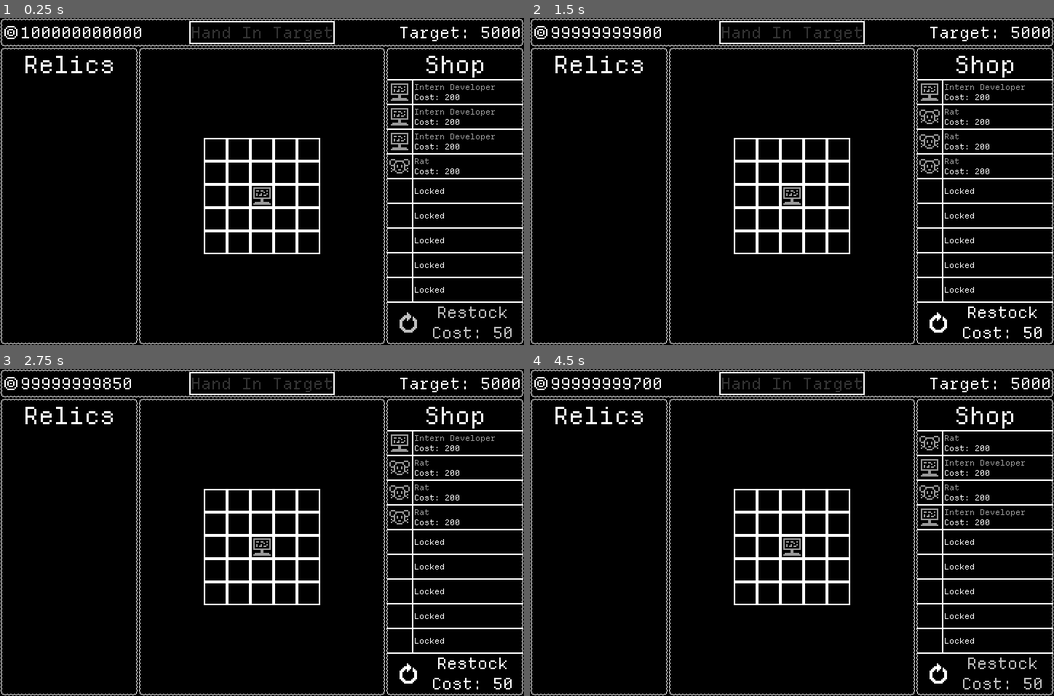
Above: before the commit, frames 1-4 (two rows, left to right).
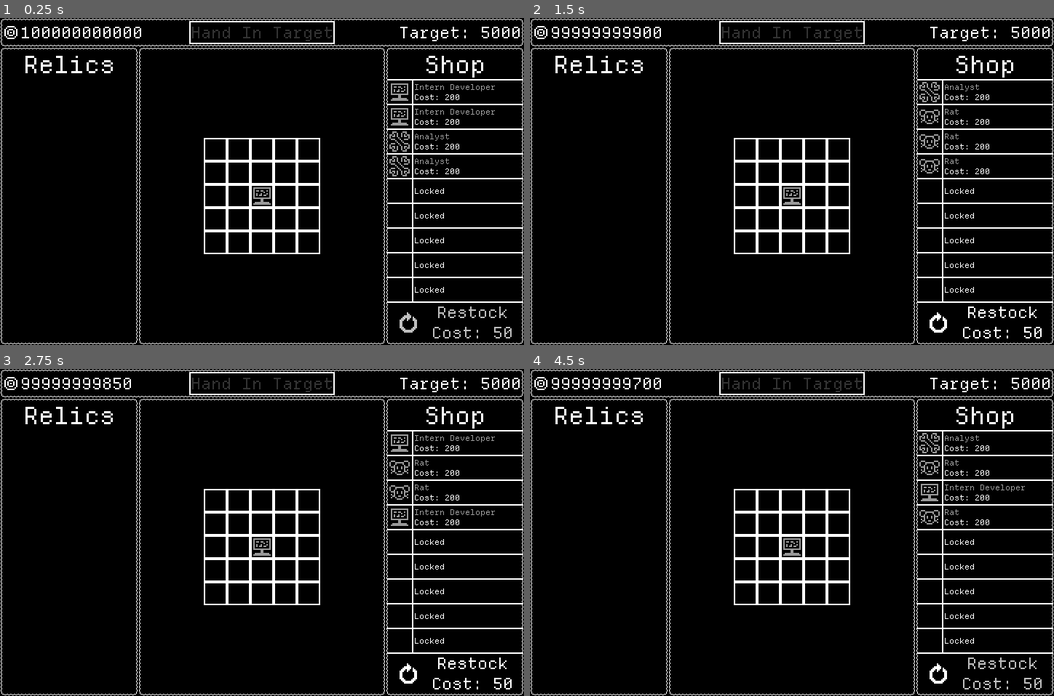
Above: after the commit, the same moments.

Repository: GemDust0/TooBigToFail
Game: Godot game, scene res://Scenes/CorporateSim.tscn
The game is run twice, just before and just after one commit, with the same random seed, the same clock (stepped at 60 frames per second) and the same inputs. This scene is started directly instead of the project's main scene.
Inputs (mouse positions are in pixels of both pictures, inside the frame that each line leads up to):
- Up to frame 1 (0.25 s): no input
- Up to frame 2 (1.5 s): click "Restock Cost: 50" at 0.5 s; click "Restock Cost: 50" at 1.25 s
- Up to frame 3 (2.75 s): click "Restock Cost: 50" at 2 s
- Up to frame 4 (4.5 s): tap Enter (enter) at 2.75, 4.25 s; move the mouse to (907, 516) at 2.77 s; hold Enter (enter) 2.78-3.53 s; click (907, 516) at 2.92 s; tap Space at 3.5 s; move the mouse to (687, 548) at 3.52 s; click (687, 548) at 3.6 s; move the mouse to (844, 460) at 4.27 s; hold Enter (enter) from 4.28 s (still down); click (844, 460) at 4.42 s

The runs differ from the first frame. In frame 1, 0.3% of the frame differs, in the area x 74-95%, y 34-49%; in frame 2, 0.2%; in frame 3, 0.2%; in frame 4, 0.6%, in the area x 74-95%, y 19-48%.

Commit message:
IT Employees

Diff:
--- a/Scenes/CorporateSim.tscn
+++ b/Scenes/CorporateSim.tscn
@@ -20,6 +20,11 @@
 [ext_resource type="PackedScene" uid="uid://c3wlxjtmpnkf6" path="res://Scenes/Employees/BossPet.tscn" id="16_7r3px"]
 [ext_resource type="PackedScene" uid="uid://cmo1j1767m6yh" path="res://Scenes/Employees/Dog.tscn" id="17_nmoak"]
 [ext_resource type="PackedScene" uid="uid://nq53mjnc0xx0" path="res://Scenes/Employees/ProjectManager.tscn" id="18_5ido5"]
+[ext_resource type="PackedScene" uid="uid://d26u2eedighbk" path="res://Scenes/Employees/Analyst.tscn" id="19_ebquq"]
+[ext_resource type="PackedScene" uid="uid://c4jt1isi2je4g" path="res://Scenes/Employees/ItSupport.tscn" id="20_s85ji"]
+[ext_resource type="PackedScene" uid="uid://cr78lwnx0xiq5" path="res://Scenes/Employees/RubberDucky.tscn" id="21_rwkd1"]
+[ext_resource type="PackedScene" uid="uid://c463mhbtyan7m" path="res://Scenes/Employees/QaTester.tscn" id="22_3xc6l"]
+[ext_resource type="PackedScene" uid="uid://c5rfmaaquqbnt" path="res://Scenes/Employees/Cat.tscn" id="23_35kq6"]
 
 [node name="CorporateSim" type="Node" unique_id=1056640650]
 script = ExtResource("1_v5m7x")
@@ -310,7 +315,7 @@
 
 [node name="EmployeeShop" parent="." unique_id=1407566876 node_paths=PackedStringArray("grid") instance=ExtResource("6_cj7sp")]
 grid = NodePath("../PanelContainer/EmployeeGrid")
-employees = Array[PackedScene]([ExtResource("8_4ekef"), ExtR …(178 unchanged characters)… rce("17_nmoak"), ExtResource("18_5ido5")])
+employees = Array[PackedScene]([ExtResource("8_4ekef"), ExtR …(178 unchanged characters)… rce("17_nmoak"), ExtResource("18_5ido5"), ExtResource("19_ebquq"), ExtResource("20_s85ji"), ExtResource("21_rwkd1"), ExtResource("22_3xc6l"), ExtResource("23_35kq6")])
 
 [node name="SellArea" type="TextureRect" parent="." unique_id=335735936]
 unique_name_in_owner = true
--- a/Scenes/Employees/Analyst.tscn
+++ b/Scenes/Employees/Analyst.tscn
@@ -2,6 +2,15 @@
 
 [ext_resource type="PackedScene" uid="uid://bkds4gjqq4ydo" path="res://Scenes/Employee.tscn" id="1_fj6nq"]
 [ext_resource type="Texture2D" uid="uid://b1evsxv6dit5" path="res://Assets/ITIcon.png" id="2_0i2qe"]
+[ext_resource type="Script" uid="uid://b2rumm8cisypv" path="res://Scripts/Synergy.gd" id="3_bid08"]
+
+[sub_resource type="Resource" id="Resource_0sfe2"]
+script = ExtResource("3_bid08")
+type = 1
+effect = 0.25
+invertAffect = true
+area = Array[Vector2i]([Vector2i(0, -1), Vector2i(0, 1), Vector2i(-1, 0), Vector2i(1, 0), Vector2i(-1, 1), Vector2i(-1, -1), Vector2i(1, 1), Vector2i(1, -1)])
+metadata/_custom_type_script = "uid://b2rumm8cisypv"
 
 [node name="Analyst" unique_id=854379618 instance=ExtResource("1_fj6nq")]
 texture = ExtResource("2_0i2qe")
@@ -9,3 +18,5 @@
 production_value = 0
 production_time = 0.0
 id = "Analyst"
+description = "Increases production value of adjacent employees by 25%"
+synergies = Array[ExtResource("3_bid08")]([SubResource("Resource_0sfe2")])
--- a/Scenes/Employees/Cat.tscn
+++ b/Scenes/Employees/Cat.tscn
@@ -1,11 +1,32 @@
 [gd_scene format=3 uid="uid://c5rfmaaquqbnt"]
 
 [ext_resource type="PackedScene" uid="uid://bkds4gjqq4ydo" path="res://Scenes/Employee.tscn" id="1_lngg4"]
+[ext_resource type="Texture2D" uid="uid://b1evsxv6dit5" path="res://Assets/ITIcon.png" id="2_wnvh3"]
+[ext_resource type="Script" uid="uid://b2rumm8cisypv" path="res://Scripts/Synergy.gd" id="3_quyet"]
+
+[sub_resource type="Resource" id="Resource_8cmmo"]
+script = ExtResource("3_quyet")
+type = 1
+effect = 0.25
+invertAffect = true
+invertArea = true
+metadata/_custom_type_script = "uid://b2rumm8cisypv"
+
+[sub_resource type="Resource" id="Resource_w4m6f"]
+script = ExtResource("3_quyet")
+stat = 1
+type = 1
+effect = 0.05
+invertAffect = true
+invertArea = true
+metadata/_custom_type_script = "uid://b2rumm8cisypv"
 
 [node name="Cat" unique_id=854379618 instance=ExtResource("1_lngg4")]
-texture = null
+texture = ExtResource("2_wnvh3")
 type = "IT"
 production_value = 0
 production_time = 0.0
 rarity = "Legendary"
 id = "Cat"
+description = "+0.25x production value and +0.05x speed to all employees"
+synergies = Array[ExtResource("3_quyet")]([SubResource("Resource_8cmmo"), SubResource("Resource_w4m6f")])
--- a/Scenes/Employees/ItSupport.tscn
+++ b/Scenes/Employees/ItSupport.tscn
@@ -1,11 +1,24 @@
 [gd_scene format=3 uid="uid://c4jt1isi2je4g"]
 
 [ext_resource type="PackedScene" uid="uid://bkds4gjqq4ydo" path="res://Scenes/Employee.tscn" id="1_ic836"]
+[ext_resource type="Texture2D" uid="uid://b1evsxv6dit5" path="res://Assets/ITIcon.png" id="2_c3o4b"]
+[ext_resource type="Script" uid="uid://b2rumm8cisypv" path="res://Scripts/Synergy.gd" id="3_kecdq"]
+
+[sub_resource type="Resource" id="Resource_bgclx"]
+script = ExtResource("3_kecdq")
+stat = 1
+type = 1
+effect = 0.3
+invertAffect = true
+area = Array[Vector2i]([Vector2i(0, -1), Vector2i(0, 1), Vector2i(-1, 0), Vector2i(1, 0), Vector2i(-1, 1), Vector2i(-1, -1), Vector2i(1, 1), Vector2i(1, -1)])
+metadata/_custom_type_script = "uid://b2rumm8cisypv"
 
 [node name="ITSupport" unique_id=854379618 instance=ExtResource("1_ic836")]
-texture = null
+texture = ExtResource("2_c3o4b")
 type = "IT"
 production_value = 0
 production_time = 0.0
 rarity = "Uncommon"
 id = "IT Support"
+description = "Increases speed of adjacent employees by 30%"
+synergies = Array[ExtResource("3_kecdq")]([SubResource("Resource_bgclx")])
--- a/Scenes/Employees/QaTester.tscn
+++ b/Scenes/Employees/QaTester.tscn
@@ -1,11 +1,31 @@
 [gd_scene format=3 uid="uid://c463mhbtyan7m"]
 
 [ext_resource type="PackedScene" uid="uid://bkds4gjqq4ydo" path="res://Scenes/Employee.tscn" id="1_63tff"]
+[ext_resource type="Texture2D" uid="uid://b1evsxv6dit5" path="res://Assets/ITIcon.png" id="2_n84k0"]
+[ext_resource type="Script" uid="uid://b2rumm8cisypv" path="res://Scripts/Synergy.gd" id="3_p0p86"]
+
+[sub_resource type="Resource" id="Resource_ie7f3"]
+script = ExtResource("3_p0p86")
+effect = 200.0
+invertAffect = true
+area = Array[Vector2i]([Vector2i(0, -1), Vector2i(0, 1), Vector2i(-1, 0), Vector2i(1, 0), Vector2i(-1, 1), Vector2i(-1, -1), Vector2i(1, 1), Vector2i(1, -1)])
+metadata/_custom_type_script = "uid://b2rumm8cisypv"
+
+[sub_resource type="Resource" id="Resource_n7aoh"]
+script = ExtResource("3_p0p86")
+stat = 1
+type = 2
+effect = 0.8
+invertAffect = true
+area = Array[Vector2i]([Vector2i(0, -1), Vector2i(0, 1), Vector2i(-1, 0), Vector2i(1, 0), Vector2i(-1, 1), Vector2i(-1, -1), Vector2i(1, 1), Vector2i(1, -1)])
+metadata/_custom_type_script = "uid://b2rumm8cisypv"
 
 [node name="QATester" unique_id=854379618 instance=ExtResource("1_63tff")]
-texture = null
+texture = ExtResource("2_n84k0")
 type = "IT"
 production_value = 0
 production_time = 0.0
 rarity = "Epic"
 id = "QA Tester"
+description = "Increases production value of adjacent employees by 200, decreases production speed by 20%"
+synergies = Array[ExtResource("3_p0p86")]([SubResource("Resource_ie7f3"), SubResource("Resource_n7aoh")])
--- a/Scenes/Employees/RubberDucky.tscn
+++ b/Scenes/Employees/RubberDucky.tscn
@@ -1,11 +1,32 @@
 [gd_scene format=3 uid="uid://cr78lwnx0xiq5"]
 
 [ext_resource type="PackedScene" uid="uid://bkds4gjqq4ydo" path="res://Scenes/Employee.tscn" id="1_hkj4w"]
+[ext_resource type="Texture2D" uid="uid://b1evsxv6dit5" path="res://Assets/ITIcon.png" id="2_wswsp"]
+[ext_resource type="Script" uid="uid://b2rumm8cisypv" path="res://Scripts/Synergy.gd" id="3_mjvjr"]
+
+[sub_resource type="Resource" id="Resource_kulpp"]
+script = ExtResource("3_mjvjr")
+type = 1
+effect = 0.25
+invertAffect = true
+area = Array[Vector2i]([Vector2i(0, -1), Vector2i(0, 1), Vector2i(-1, 0), Vector2i(1, 0), Vector2i(-1, 1), Vector2i(-1, -1), Vector2i(1, 1), Vector2i(1, -1)])
+metadata/_custom_type_script = "uid://b2rumm8cisypv"
+
+[sub_resource type="Resource" id="Resource_7kgxw"]
+script = ExtResource("3_mjvjr")
+stat = 1
+type = 1
+effect = 0.25
+invertAffect = true
+area = Array[Vector2i]([Vector2i(0, -1), Vector2i(0, 1), Vector2i(-1, 0), Vector2i(1, 0), Vector2i(-1, 1), Vector2i(-1, -1), Vector2i(1, 1), Vector2i(1, -1)])
+metadata/_custom_type_script = "uid://b2rumm8cisypv"
 
 [node name="RubberDucky" unique_id=854379618 instance=ExtResource("1_hkj4w")]
-texture = null
+texture = ExtResource("2_wswsp")
 type = "IT"
 production_value = 0
 production_time = 0.0
 rarity = "Rare"
 id = "Rubber Ducky"
+description = "Increases production value and speed of adjacent employees by 25%"
+synergies = Array[ExtResource("3_mjvjr")]([SubResource("Resource_kulpp"), SubResource("Resource_7kgxw")])
--- a/Scripts/CorporateSim.gd
+++ b/Scripts/CorporateSim.gd
@@ -24,6 +24,7 @@
 
 func _ready() -> void:
 	money = 250
+	#money = 10000
 	money = 100000000000
 	target_label.text = "Target: %s" % targets[0]
 	grid.create_grid(5)
